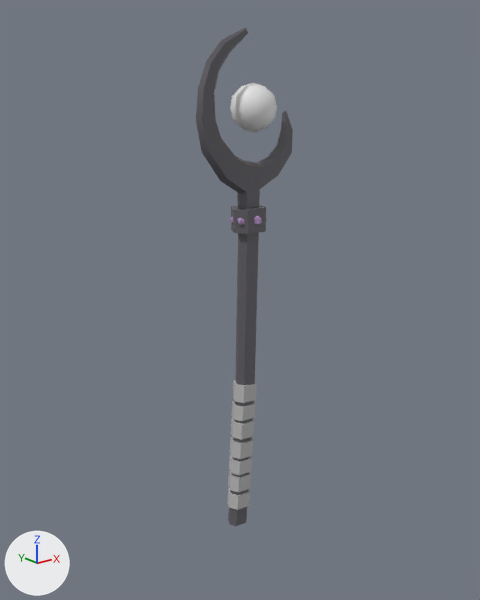
The Blender file Assets/Modelos 3D/Armas.blend: old version first, new version second.
Both versions are drawn from a 50 mm camera at (-0.827, -1.043, 0.974) aimed at (0.019, 0.015, 0.551). The lights are fixed; the arrows at lower left show +X, +Y and +Z.

The scene before the commit, as lines of its bpy script (objects in view):
```python
me_cube_001 = bpy.data.meshes.new('Cube.001')
me_cube_001.from_pydata(...)  # 378 vertices, 425 faces; spans x -0.097..0.147, y -0.047..0.047, z 0.016..1.089
me_cube_001.polygons.foreach_set('use_smooth', [True] * 425)
# faces by material slot: [345, 80]
me_cube_001.materials.append(mat_material_001)
me_cube_001.materials.append(mat_material_002)  # white #e7e7e7
ob_baston = bpy.data.objects.new('Baston', me_cube_001)
ob_baston.location = (0.0, 0.0, 0.0)
```
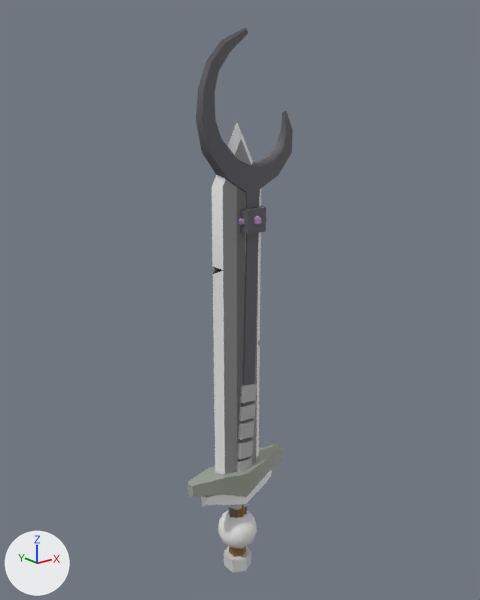
What differs and where, as boxes (x1, y1, x2, y2) in the pictures (480 x 600 px):
'Baston', reshaped: before (196, 28, 293, 526); after (196, 28, 293, 518)
'Espada', added: after (187, 123, 283, 573)
'BolaBaston', added: after (218, 510, 257, 549)
part 1 of me_cube_001, deleted: before (230, 83, 277, 133)

The change, as a list of edits to the scene's bpy script:
```text
Change me_cube_001:
    where me_cube_001.from_pydata(...)  # 378 vertices, 425 faces; spans x -0.097..0.147, y -0.047..0.047, z 0.016..1.089
    used by ob_baston; location = (0.0, 0.0, 0.0)
    me_cube_001 part 1: the loose piece of 42 vertices spanning x -0.004..0.086, y -0.047..0.047, z 0.897..0.991 is deleted
    remove me_cube_001.materials.append(mat_material_002)  # white #e7e7e7
Add me_plane_002:
    me_plane_002.from_pydata(...)  # 130 vertices, 113 faces; spans x -0.133..0.133, y -0.034..0.034, z -0.11..0.92
    me_plane_002.polygons.foreach_set('use_smooth', [True] * 113)
    me_plane_002.materials.append(mat_material_001)
Add me_cube_002:
    me_cube_002.from_pydata(...)  # an icosphere of 80 faces spanning x -0.0449..0.0449, y -0.0473..0.0473, z -0.0473..0.0473
    me_cube_002.polygons.foreach_set('use_smooth', [True] * 80)
    me_cube_002.materials.append(mat_material_002)  # white #e7e7e7
Add ob_espada:
    ob_espada = bpy.data.objects.new('Espada', me_plane_002)
    ob_espada.location = (0.0, 0.0, 0.0)
Add ob_bolabaston:
    ob_bolabaston = bpy.data.objects.new('BolaBaston', me_cube_002)
    ob_bolabaston.location = (0.0, 0.0, 0.0)
```
